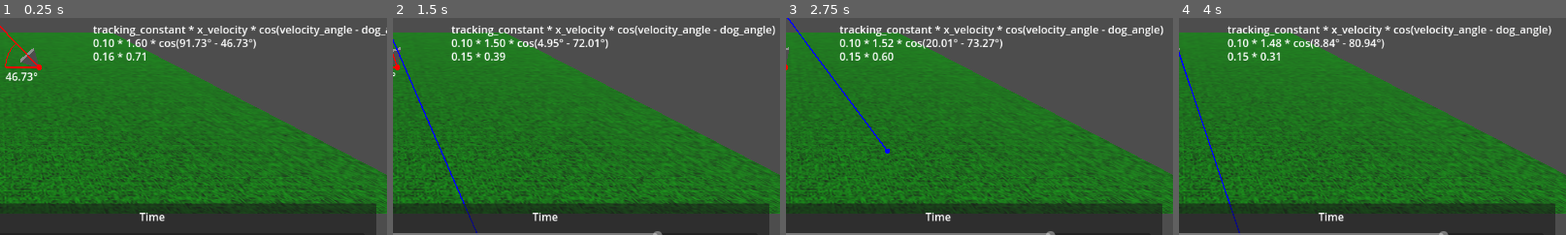
Above: before the commit, frames 1-4 (left to right).
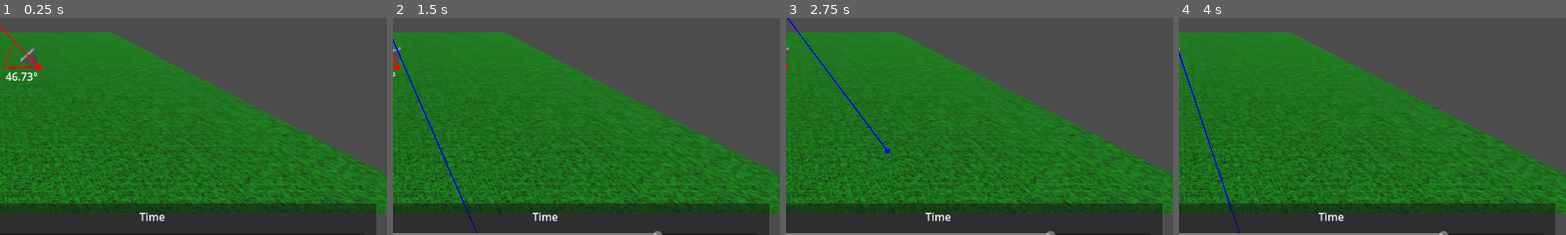
Above: after the commit, the same moments.

Repository: millioja01/fritz
Game: Godot game, scene res://main.tscn
Two runs of this game, one before a commit and one after it. Both use one fixed random seed, a clock stepped at 60 frames per second and the inputs below.
Inputs (mouse positions are % of the whole screen's width and height, from its top left):
- Up to frame 1 (0.25 s): no input
- Up to frame 2 (1.5 s): click (7, 90) at 0.5 s; click "simulate" at 1.25 s
- Up to frame 3 (2.75 s): click (7, 90) at 2 s
- Up to frame 4 (4 s): click "simulate" at 2.75 s; click (7, 90) at 3.5 s
The pictures show only the part of the screen within x 50-100%, y 43-92%; the shares and areas given below are measured in that part.

The runs differ from the first frame. In frame 1, 2.3% of the frame differs, in the area x 24-100%, y 3-20%; in frame 2, 2.5%; in frame 3, 2.5%; in frame 4, 2.5%, in the area x 12-97%, y 3-20%.

Commit message:
remove formula

Diff:
--- a/overlay.gd
+++ b/overlay.gd
@@ -43,12 +43,12 @@
 	draw_string(default_font, dog_angle_position, "%.02f°" % dog_angle)
 	draw_string(default_font, velocity_angle_position, "%.02f°" % velocity_angle)
 
-	var formula_string := "tracking_constant * x_velocity * cos(velocity_angle - dog_angle)"
-	var actual_formula := "%.02f * %.02f * cos(%.02f° - %.02f°)" % [tracking_constant, velocity.basis.y.x, velocity_angle, dog_angle]
-	var simplified_formula := "%.02f * %.02f" % [tracking_constant * velocity.basis.y.x, cos(deg_to_rad(velocity_angle - dog_angle))]
-	draw_string(default_font, Vector2(dog_position.x + 80.0, dog_position.y - 50.0), formula_string)
-	draw_string(default_font, Vector2(dog_position.x + 80.0, dog_position.y - 30.0), actual_formula)
-	draw_string(default_font, Vector2(dog_position.x + 80.0, dog_position.y - 10.0), simplified_formula)
+#	var formula_string := "tracking_constant * x_velocity * cos(velocity_angle - dog_angle)"
+#	var actual_formula := "%.02f * %.02f * cos(%.02f° - %.02f°)" % [tracking_constant, velocity.basis.y.x, velocity_angle, dog_angle]
+#	var simplified_formula := "%.02f * %.02f" % [tracking_constant * velocity.basis.y.x, cos(deg_to_rad(velocity_angle - dog_angle))]
+#	draw_string(default_font, Vector2(dog_position.x + 80.0, dog_position.y - 50.0), formula_string)
+#	draw_string(default_font, Vector2(dog_position.x + 80.0, dog_position.y - 30.0), actual_formula)
+#	draw_string(default_font, Vector2(dog_position.x + 80.0, dog_position.y - 10.0), simplified_formula)
 
 
 func _get_dog_angle() -> float:
